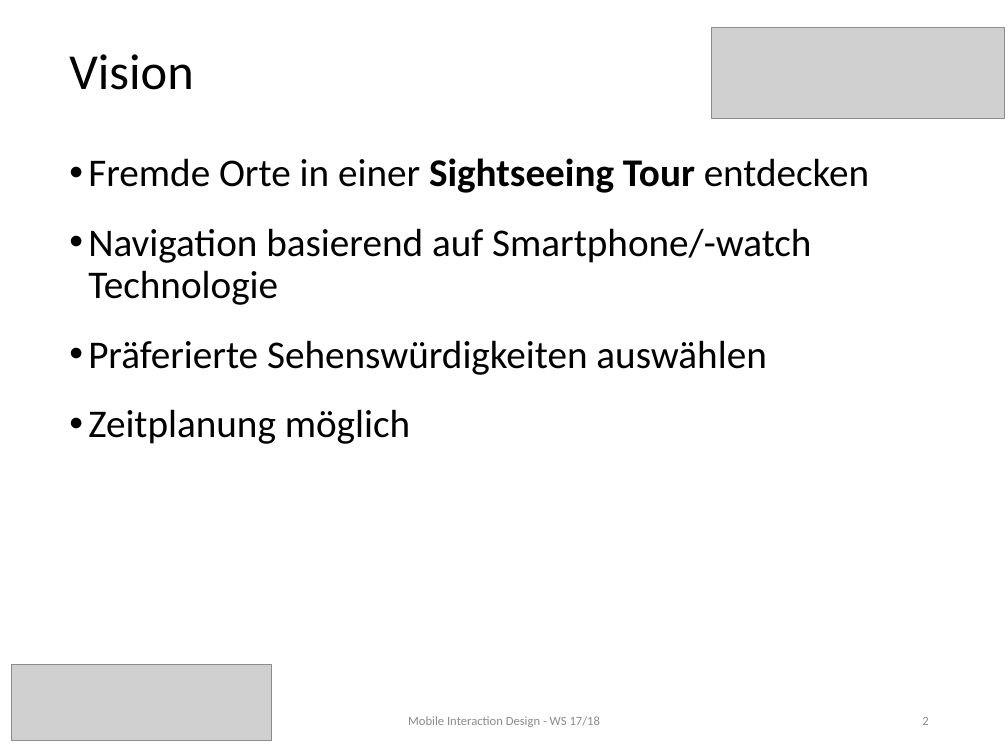
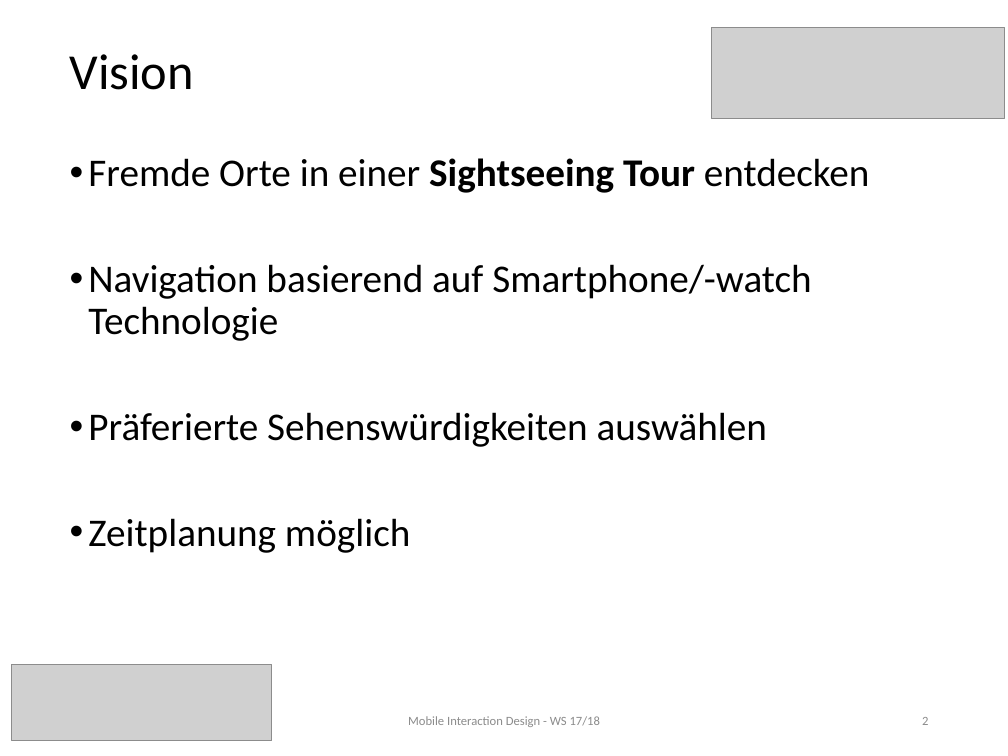
Before and after one commit to MIDw17group02/sightseeingApp, a slide deck: slide 2 of NiceTours Presentation.pptx. Drawn at 1008x756 pixels with LibreOffice and Linux fonts; fonts in the diff are those of the drawing; grey boxes stand for pictures. Boxes give left, top, right and bottom in pixels: in the first picture for what was removed or moved away, otherwise in the second. Text is boxed around its words. In the diff, an @@ line names an element or a change of style, - is before the commit and + after.

```diff
--- a/NiceTours Presentation.pptx
+++ b/NiceTours Presentation.pptx
@@ text "Fremde Orte in einer Sightseeing ..." at [88,158,869,553]: more space between paragraphs @@
@@ text "Mobile Interaction Design - WS ..." at [408,716,600,727]: text colour #8B8B8B to #8C8C8C @@
```
Also in this commit, not shown: 7 other slides changed, 2 slides added, 3 slides removed, 16 other files.
